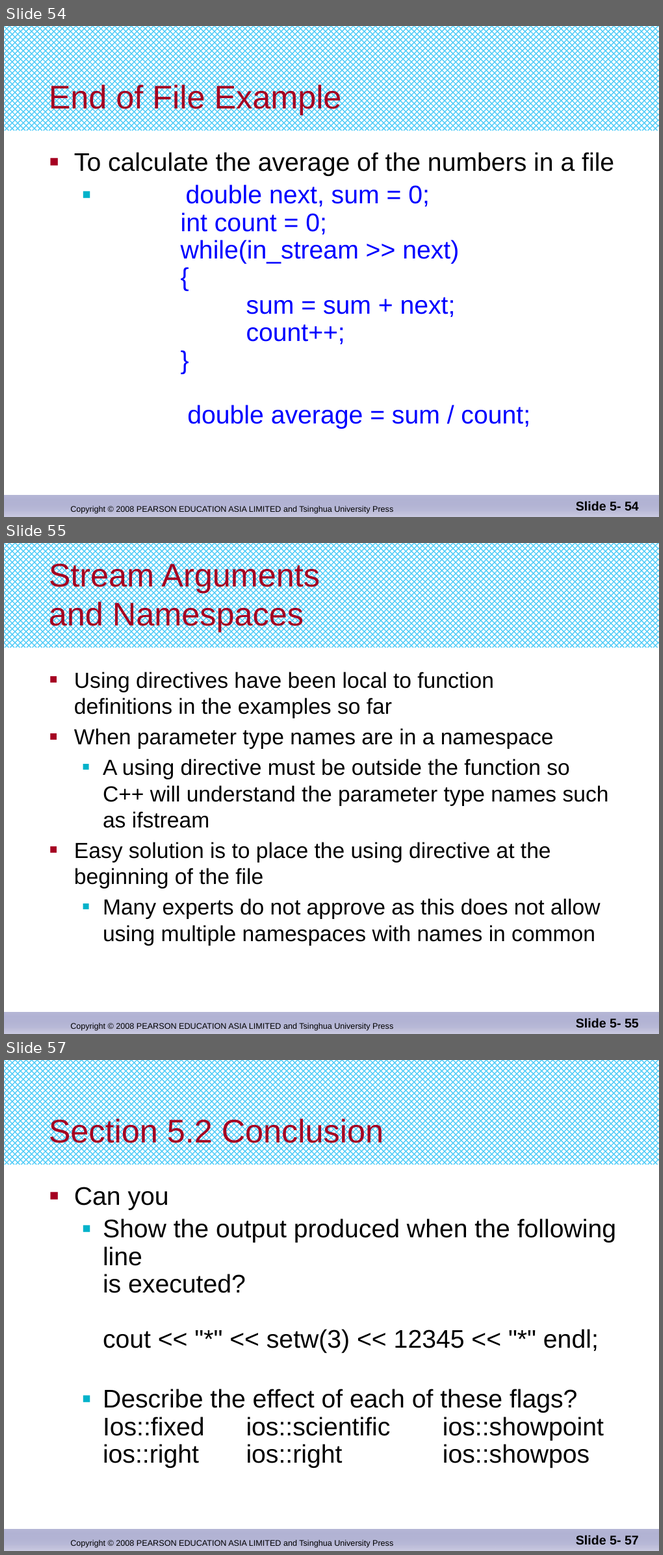
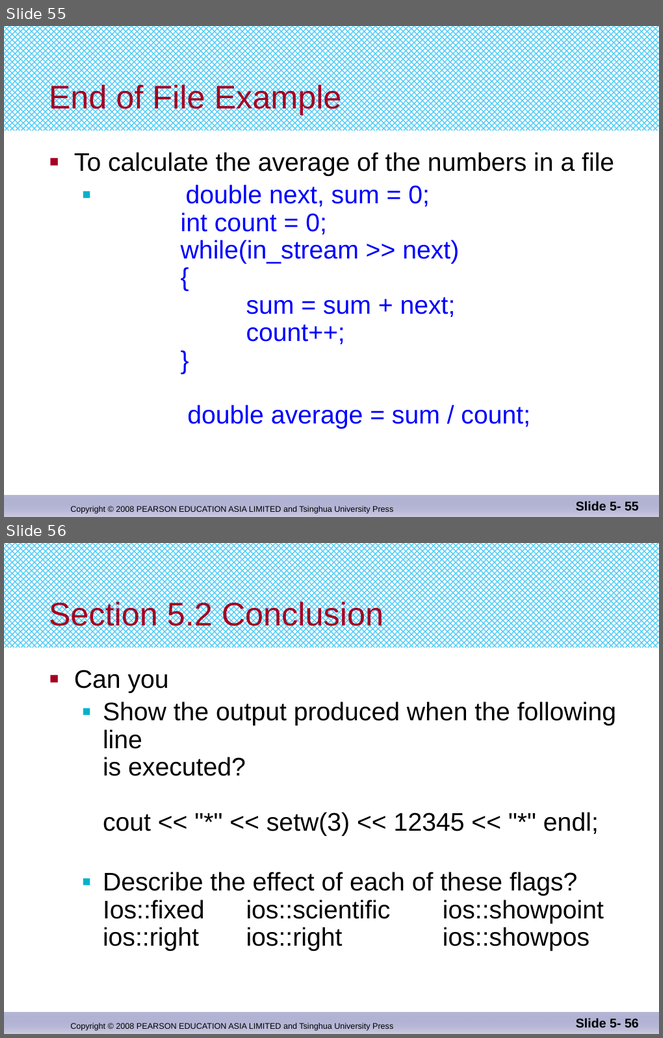
Before and after one commit to djuanbei/CPLUSPLUS, a slide deck: ppt/Chapter 6.pptx. Shown one above the other, each under a label of ours: slides 54, 55 and 57 before the commit, slides 55 and 56 after it; the slides between them are not shown. The pictures are 663x1555 and 663x1038 pixels, drawn with LibreOffice and Linux fonts; fonts in the diff are those of the drawing. Boxes give left, top, right and bottom in pixels: in the first picture for what was removed or moved away, otherwise in the second. Text is boxed around its words. In the diff, an @@ line names an element or a change of style, - is before the commit and + after.

```diff
--- a/ppt/Chapter 6.pptx
+++ b/ppt/Chapter 6.pptx
@@ slide 55 removed at (x1=4, y1=543, x2=659, y2=1034), background #FFFFFF; not listed: 3 template elements that a slide beside it also shows @@
@@ title removed at (x1=49, y1=561, x2=320, y2=632) @@
-Stream Arguments
-and Namespaces
@@ text removed at (x1=74, y1=672, x2=609, y2=946) @@
-■ Using directives have been local to function
-  definitions in the examples so far
-■ When parameter type names are in a namespace
-  ■ A using directive must be outside the function so
-    C++ will understand the parameter type names such
-    as ifstream
-■ Easy solution is to place the using directive at the
-  beginning of the file
-  ■ Many experts do not approve as this does not allow
-    using multiple namespaces with names in common
@@ page number removed at (x1=576, y1=1018, x2=639, y2=1028) @@
-Slide 5- 55
@@ what was slide 54 is now slide 55 @@
@@ page number at (x1=576, y1=501, x2=639, y2=511): text changed @@
-Slide 5- 54
+Slide 5- 55
@@ what was slide 57 is now slide 56 @@
@@ page number at (x1=576, y1=1018, x2=639, y2=1028): text changed @@
-Slide 5- 57
+Slide 5- 56
```
Also in this commit, not shown: 4 slides changed, 1 slide added, 1 other slide removed.
